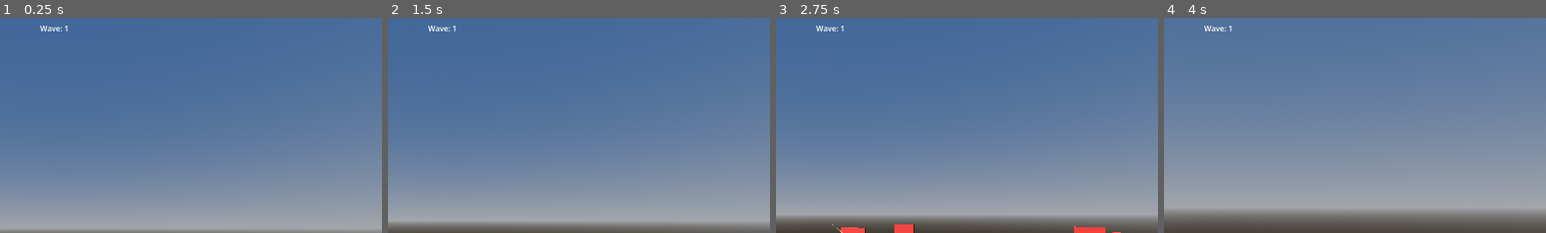
Above: before the commit, frames 1-4 (left to right).
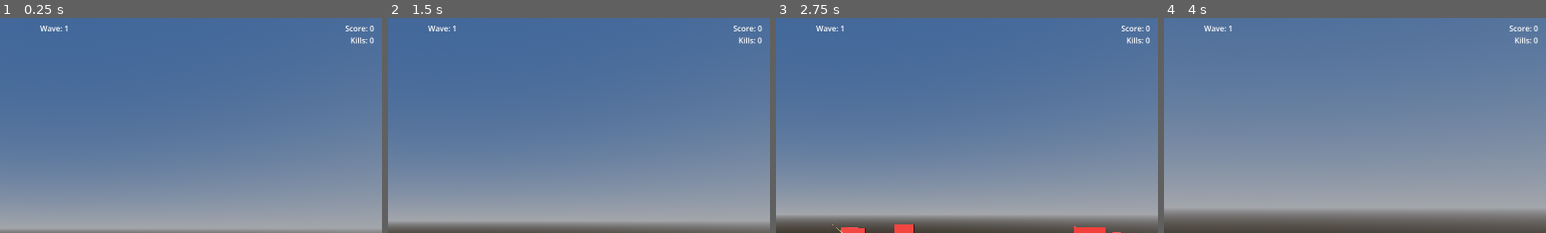
Above: after the commit, the same moments.

Repository: jou3706/last-loop
Game: Godot game, scene res://scenes/main.tscn
Same seed, same stepped clock (60 frames per second), same inputs: the game is played once before the commit and once after it.
Inputs (mouse positions are % of the whole screen's width and height, from its top left):
- Up to frame 1 (0.25 s): no input
- Up to frame 2 (1.5 s): tap Enter at 0.5 s; move the mouse to (49, 52) at 0.52 s; hold Right mouse button (aim) 0.53-1.28 s; hold W (move_forward) from 0.53 s (still down); tap Space (jump) at 0.77 s; move the mouse to (57, 51) at 1.27 s; tap Ctrl (crouch) at 1.35 s
- Up to frame 3 (2.75 s): keep holding W (move_forward); tap Space (jump) at 1.52 s; move the mouse to (42, 49) at 2.02 s; press the mouse at (42, 49) at 2.03 s
- Up to frame 4 (4 s): move the mouse to (51, 50) at 2.77 s; release W (move_forward) at 2.78 s; release the mouse at (51, 50) at 2.78 s; hold A (move_left) 2.78-3.53 s; tap Shift (sprint) at 2.85 s; tap Space (jump) at 3.02, 3.77 s; move the mouse to (46, 48) at 3.52 s; hold W (move_forward) from 3.53 s (still down); hold Right mouse button (aim) from 3.53 s (still down)
The pictures show only the part of the screen within x 42-92%, y 1-51%; the shares and areas given below are measured in that part.

The runs differ from the first frame. In frame 1, 0.2% of the frame differs, in the area x 90-98%, y 3-12%; in frame 2, 0.2%; in frame 3, 0.2%; in frame 4, 0.2%.

Commit message:
feat: kill-driven wave system with score, kills and escalating difficulty

Diff:
--- a/scenes/ui/hud.tscn
+++ b/scenes/ui/hud.tscn
@@ -43,6 +43,43 @@
 offset_top = 20.0
 text = "Wave: 1"
 
+[node name="Info" type="Label" parent="Control"]
+mouse_filter = 2
+visible = false
+layout_mode = 0
+anchor_left = 0.5
+anchor_right = 0.5
+offset_left = -300.0
+offset_top = 70.0
+offset_right = 300.0
+offset_bottom = 100.0
+horizontal_alignment = 1
+text = "Wave 1"
+
+[node name="Score" type="Label" parent="Control"]
+mouse_filter = 2
+layout_mode = 0
+anchor_left = 1.0
+anchor_right = 1.0
+offset_left = -240.0
+offset_top = 20.0
+offset_right = -140.0
+offset_bottom = 45.0
+horizontal_alignment = 2
+text = "Score: 0"
+
+[node name="Kills" type="Label" parent="Control"]
+mouse_filter = 2
+layout_mode = 0
+anchor_left = 1.0
+anchor_right = 1.0
+offset_left = -240.0
+offset_top = 45.0
+offset_right = -140.0
+offset_bottom = 70.0
+horizontal_alignment = 2
+text = "Kills: 0"
+
 [node name="Status" type="Label" parent="Control"]
 mouse_filter = 2
 visible = false
--- a/scripts/enemy.gd
+++ b/scripts/enemy.gd
@@ -2,6 +2,7 @@
 
 @export var speed := 2.8
 @export var health := 100
+@export var score_value := 10
 @export var attack_range := 1.6
 @export var attack_damage := 15
 @export var attack_cooldown := 1.0
@@ -14,7 +15,7 @@
 var _can_attack := true
 var _player_ref: Node3D = null
 
-signal died
+signal died(score_value: int)
 
 func _ready() -> void:
 	nav.path_desired_distance = 0.5
@@ -27,6 +28,11 @@
 
 func set_target(t: Node3D) -> void:
 	_target = t
+
+func setup_wave(wave: int) -> void:
+	if wave > 1:
+		health = int(health * (1.0 + 0.1 * float(wave - 1)))
+		speed = speed * (1.0 + 0.05 * float(wave - 1))
 
 func _physics_process(delta: float) -> void:
 	if not is_on_floor():
@@ -61,5 +67,5 @@
 func take_damage(amount: int) -> void:
 	health -= amount
 	if health <= 0:
-		died.emit()
+		died.emit(score_value)
 		queue_free()
--- a/scripts/game_manager.gd
+++ b/scripts/game_manager.gd
@@ -2,11 +2,18 @@
 
 @export var enemy_scene: PackedScene = preload("res://scenes/enemy.tscn")
 @export var spawn_points: Array[NodePath] = []
+@export var interwave_time := 2.0
 
 var _spawn_timer: Timer
 var _wave := 1
-var _enemies_left := 0
+var score := 0
+var kills := 0
+var _remaining_to_spawn := 0
+var _alive := 0
 var _spawn_nodes: Array[Marker3D] = []
+
+signal wave_started(wave: int)
+signal wave_cleared(wave: int)
 
 func _ready() -> void:
 	_collect_spawn_nodes()
@@ -16,7 +23,7 @@
 	add_child(_spawn_timer)
 	_spawn_timer.timeout.connect(_on_spawn)
 	_spawn_timer.start()
-	_spawn_wave()
+	call_deferred("_start_wave", 1)
 
 func _collect_spawn_nodes() -> void:
 	_spawn_nodes.clear()
@@ -36,27 +43,40 @@
 			if sp is Marker3D:
 				_spawn_nodes.append(sp)
 
-func _spawn_wave() -> void:
-	_enemies_left = _wave * 3
-	_spawn_timer.wait_time = max(1.5, 4.0 - _wave * 0.3)
+func _start_wave(w: int) -> void:
+	_wave = w
+	_remaining_to_spawn = _wave * 3
+	_alive = 0
+	_spawn_timer.wait_time = max(0.8, 3.0 - _wave * 0.2)
+	wave_started.emit(_wave)
 
 func _on_spawn() -> void:
-	if _enemies_left <= 0: return
+	if _remaining_to_spawn <= 0: return
 	if _spawn_nodes.is_empty(): _collect_spawn_nodes()
 	if _spawn_nodes.is_empty(): return
 	var sp: Marker3D = _spawn_nodes.pick_random()
 	var e = enemy_scene.instantiate()
 	get_tree().current_scene.add_child(e)
 	e.global_position = sp.global_position
+	e.setup_wave(_wave)
 	e.died.connect(_on_enemy_died)
-	_enemies_left -= 1
-	if _enemies_left <= 0:
-		_wave += 1
-		_spawn_wave()
+	_alive += 1
+	_remaining_to_spawn -= 1
 
-func _on_enemy_died() -> void:
-	pass
-
+func _on_enemy_died(points: int) -> void:
+	_alive = maxi(_alive - 1, 0)
+	kills += 1
+	score += points
+	if _alive == 0 and _remaining_to_spawn == 0:
+		wave_cleared.emit(_wave)
+		await get_tree().create_timer(interwave_time, false).timeout
+		_start_wave(_wave + 1)
 
 func get_wave() -> int:
 	return _wave
+
+func get_score() -> int:
+	return score
+
+func get_kills() -> int:
+	return kills
--- a/scripts/ui/hud.gd
+++ b/scripts/ui/hud.gd
@@ -3,10 +3,14 @@
 @onready var ammo_label: Label = $Control/Ammo
 @onready var health_label: Label = $Control/Health
 @onready var wave_label: Label = $Control/Wave
+@onready var score_label: Label = $Control/Score
+@onready var kills_label: Label = $Control/Kills
 @onready var status_label: Label = $Control/Status
+@onready var info_label: Label = $Control/Info
 
 var _player: Node = null
 var _gm: Node = null
+var _info_tween: Tween
 
 func _ready() -> void:
 	call_deferred("_bind")
@@ -15,6 +19,25 @@
 	var root = get_tree().current_scene
 	_player = root.get_node_or_null("Player")
 	_gm = root.get_node_or_null("GameManager")
+	if _gm != null:
+		if _gm.has_signal("wave_started"):
+			_gm.wave_started.connect(_on_wave_started)
+			_gm.wave_cleared.connect(_on_wave_cleared)
+
+func _on_wave_started(wave: int) -> void:
+	_show_info("Wave %d" % wave)
+
+func _on_wave_cleared(wave: int) -> void:
+	_show_info("Wave %d cleared!" % wave)
+
+func _show_info(text: String) -> void:
+	info_label.text = text
+	info_label.visible = true
+	if _info_tween and _info_tween.is_valid():
+		_info_tween.kill()
+	_info_tween = create_tween()
+	_info_tween.tween_interval(1.5)
+	_info_tween.tween_callback(func() -> void: info_label.visible = false)
 
 func _process(_delta: float) -> void:
 	if _player != null:
@@ -23,8 +46,13 @@
 			ammo_label.text = "Ammo: %d / %d" % [a.mag, a.reserve]
 		if _player.has_method("get_health"):
 			health_label.text = "HP: %d" % _player.get_health()
-	if _gm != null and _gm.has_method("get_wave"):
-		wave_label.text = "Wave: %d" % _gm.get_wave()
+	if _gm != null:
+		if _gm.has_method("get_wave"):
+			wave_label.text = "Wave: %d" % _gm.get_wave()
+		if _gm.has_method("get_score"):
+			score_label.text = "Score: %d" % _gm.get_score()
+		if _gm.has_method("get_kills"):
+			kills_label.text = "Kills: %d" % _gm.get_kills()
 	if _player != null and _player.has_method("is_dead") and _player.is_dead():
 		status_label.visible = true
 	else:
